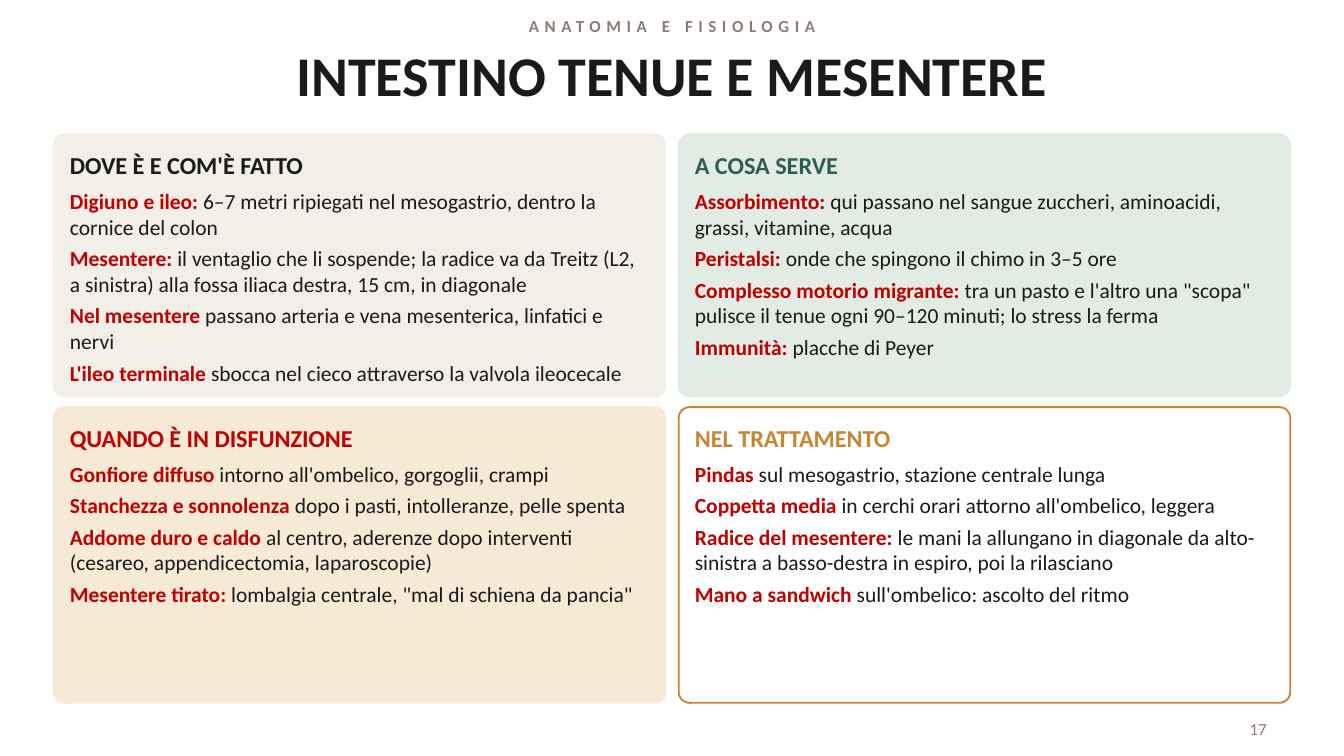
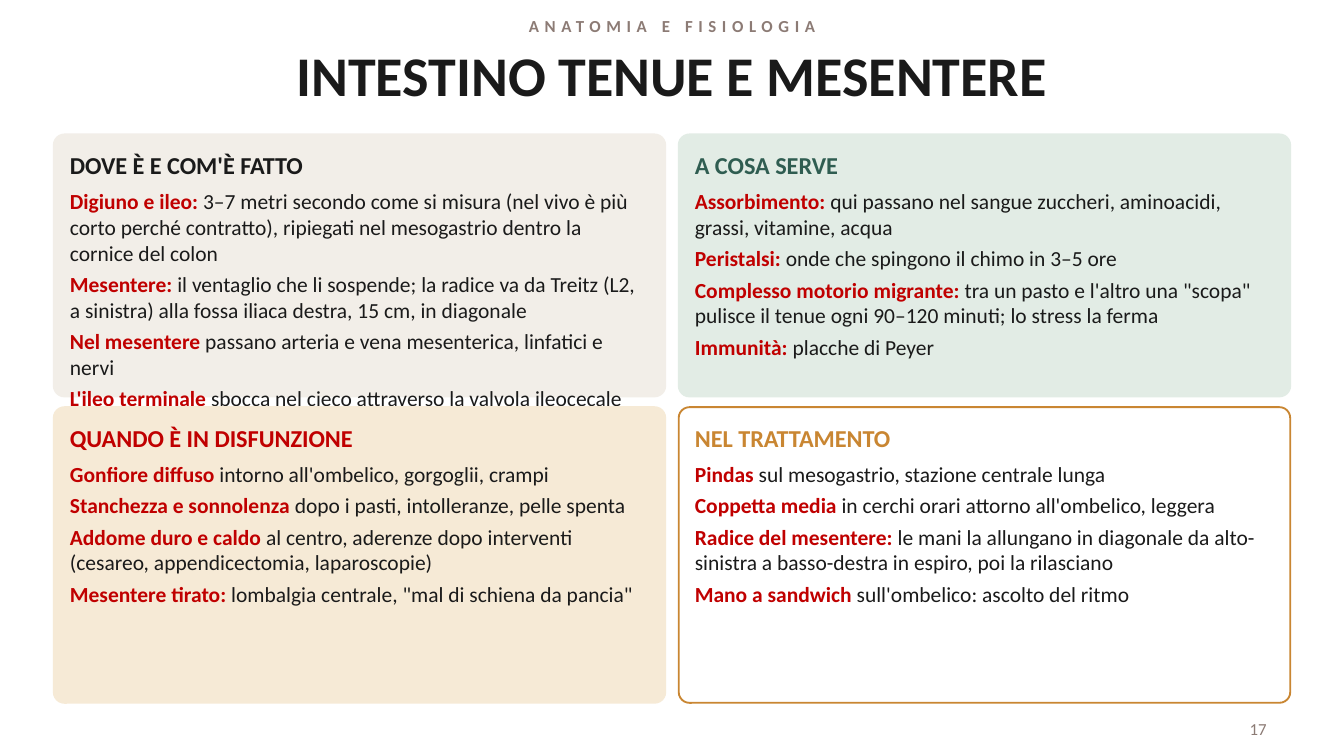
Before and after one commit to davidemcb/kinesiologia-studio, a slide deck: slide 17 of formazione/dispense/viscerale-2-livello.pptx. Drawn at 1344x756 pixels with LibreOffice and Linux fonts; fonts in the diff are those of the drawing. Boxes give left, top, right and bottom in pixels: in the first picture for what was removed or moved away, otherwise in the second. Text is boxed around its words. In the diff, an @@ line names an element or a change of style, - is before the commit and + after.

```diff
--- a/formazione/dispense/viscerale-2-livello.pptx
+++ b/formazione/dispense/viscerale-2-livello.pptx
@@ text at [70, 193, 627, 261]: text changed @@
-• Digiuno e ileo: 6–7 metri ripiegati nel mesogastrio, dentro la cornice del colon
+• Digiuno e ileo: 3–7 metri secondo come si misura (nel vivo è più corto perché contratto), ripiegati nel mesogastrio dentro la cornice del colon
```
Also in this commit, not shown: 10 other slides changed, 1 other file.
